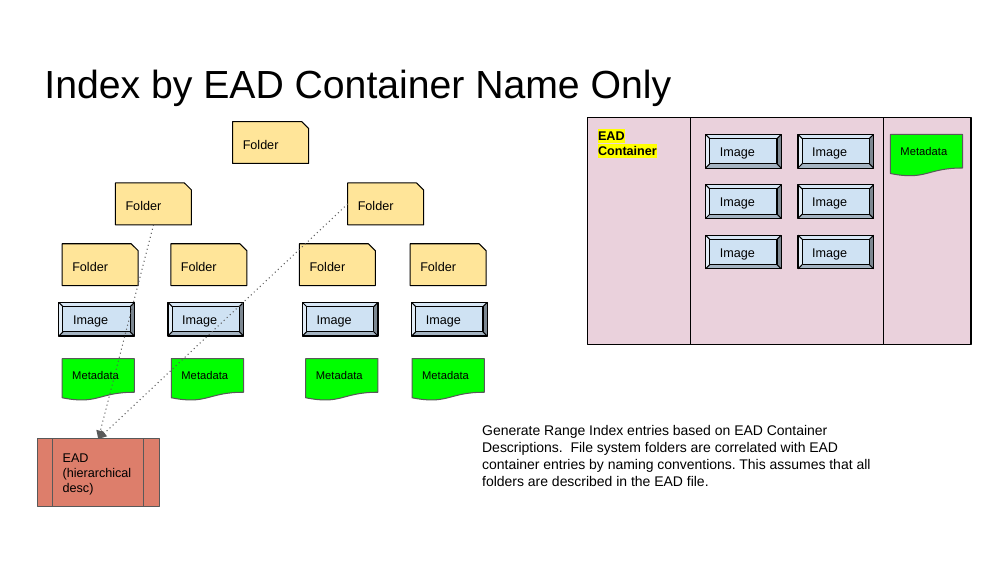
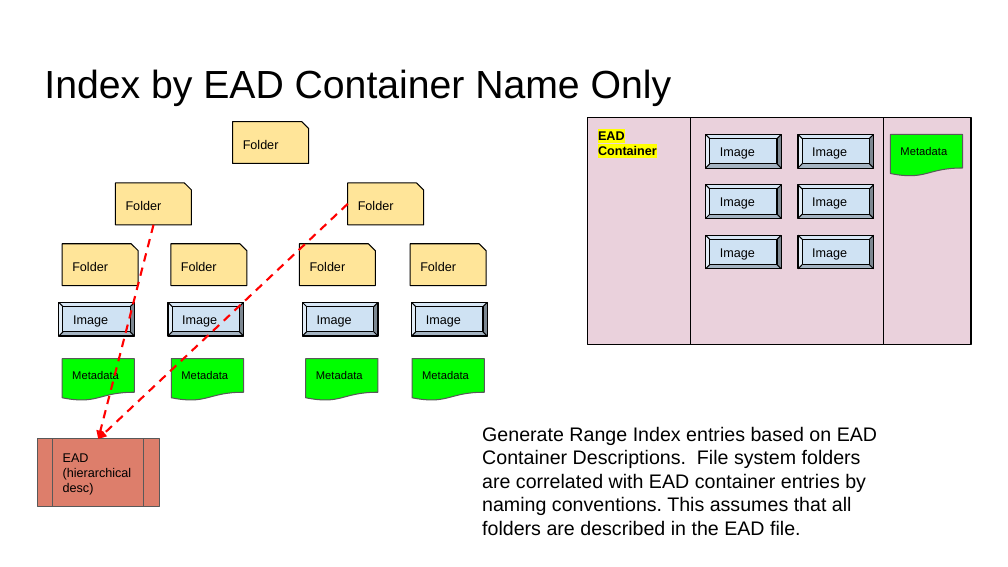
Before and after one commit to Georgetown-University-Libraries/File-Analyzer-Test-Data, a slide deck: slide 7 of iiif/tutorial-screenshots/IIIFScenarios.pptx. Drawn at 1008x567 pixels with LibreOffice and Linux fonts; fonts in the diff are those of the drawing. Boxes give left, top, right and bottom in pixels: in the first picture for what was removed or moved away, otherwise in the second. Text is boxed around its words. In the diff, an @@ line names an element or a change of style, - is before the commit and + after.

```diff
--- a/iiif/tutorial-screenshots/IIIFScenarios.pptx
+++ b/iiif/tutorial-screenshots/IIIFScenarios.pptx
@@ arrow (348, 204) - (99, 438): stroke #595959 0.75 pt dashed to #FF0000 1.5 pt dashed @@
@@ arrow (153, 225) - (99, 438): stroke #595959 0.75 pt dashed to #FF0000 1.5 pt dashed @@
@@ text "Generate Range Index entries based ..." at box(482, 426, 877, 536): size 10 to 14 pt @@
```
Also in this commit, not shown: 8 other slides changed, 10 other files.
